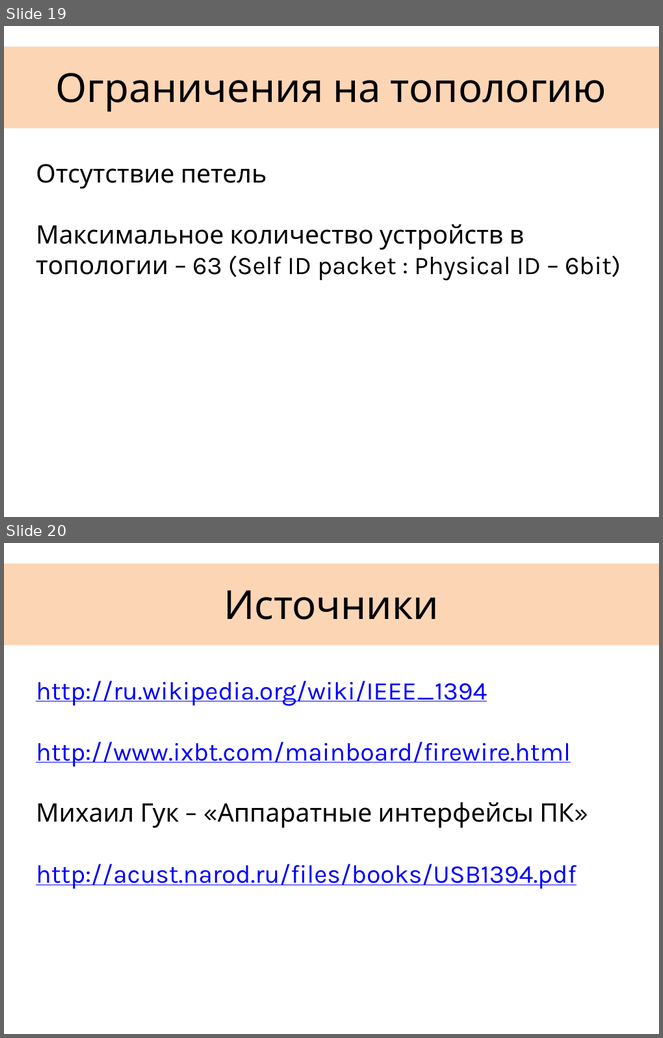
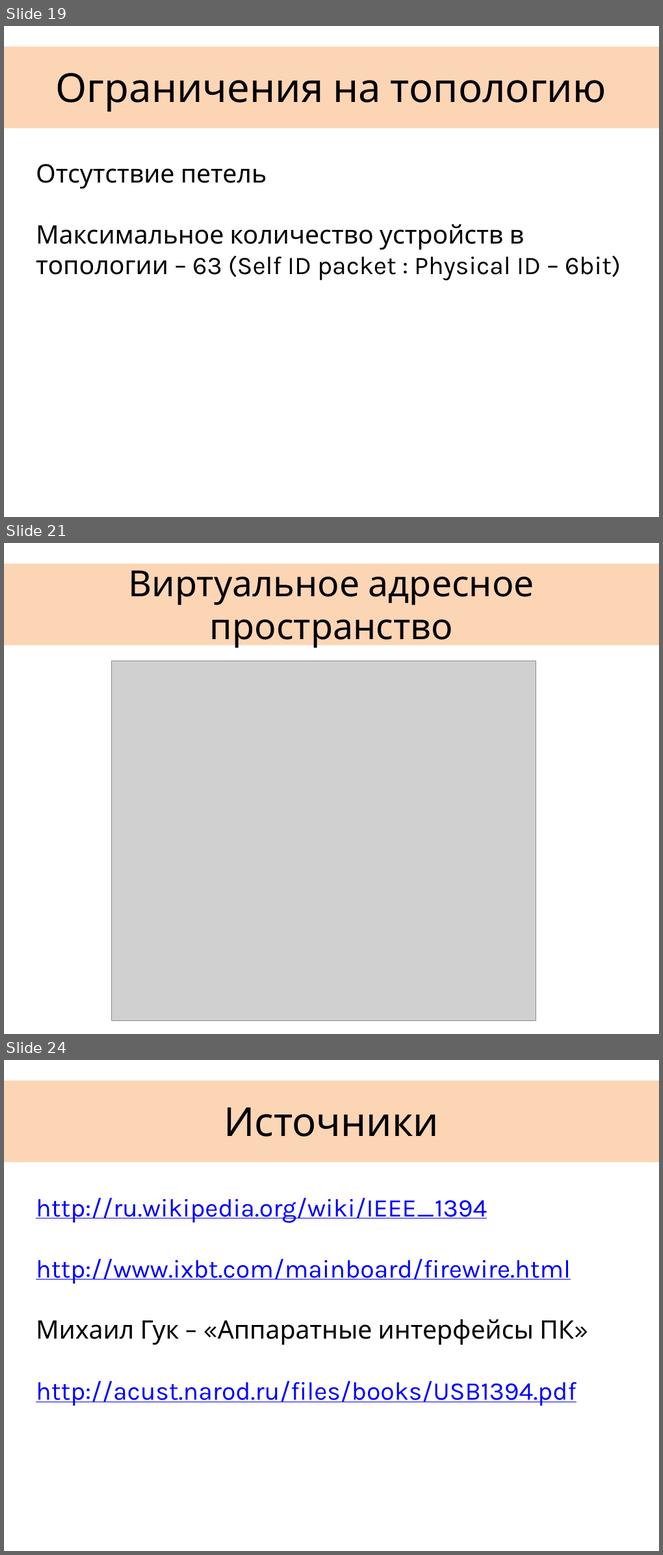
Before and after one commit to gosha92/FireWire, a slide deck: FireWire.pptx. Shown one above the other, each under a label of ours: slides 19 and 20 before the commit, slides 19, 21 and 24 after it; the slides between them are not shown. The pictures are 663x1038 and 663x1555 pixels, drawn with LibreOffice and Linux fonts; fonts in the diff are those of the drawing; grey boxes stand for pictures. Boxes give left, top, right and bottom in pixels: in the first picture for what was removed or moved away, otherwise in the second. Text is boxed around its words. In the diff, an @@ line names an element or a change of style, - is before the commit and + after.

```diff
--- a/FireWire.pptx
+++ b/FireWire.pptx
@@ slide 21 added at (4,543,659,1034), background #FFFFFF; not listed: 1 template element that a slide beside it also shows @@
@@ title added at (129,563,534,649), 39.6 pt, text #000000 @@
+Виртуальное адресное пространство
@@ picture added at (111,661,537,1021) @@
@@ what was slide 20 is now slide 24 @@
```
Also in this commit, not shown: 3 other slides added, 2 other files.
